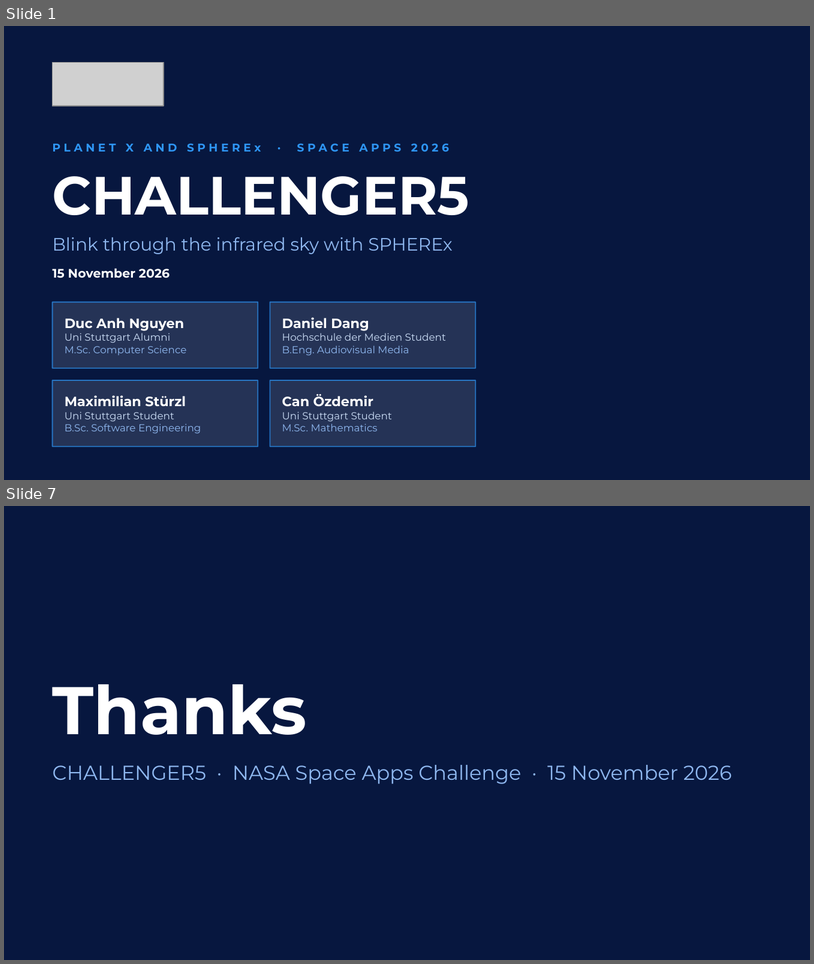
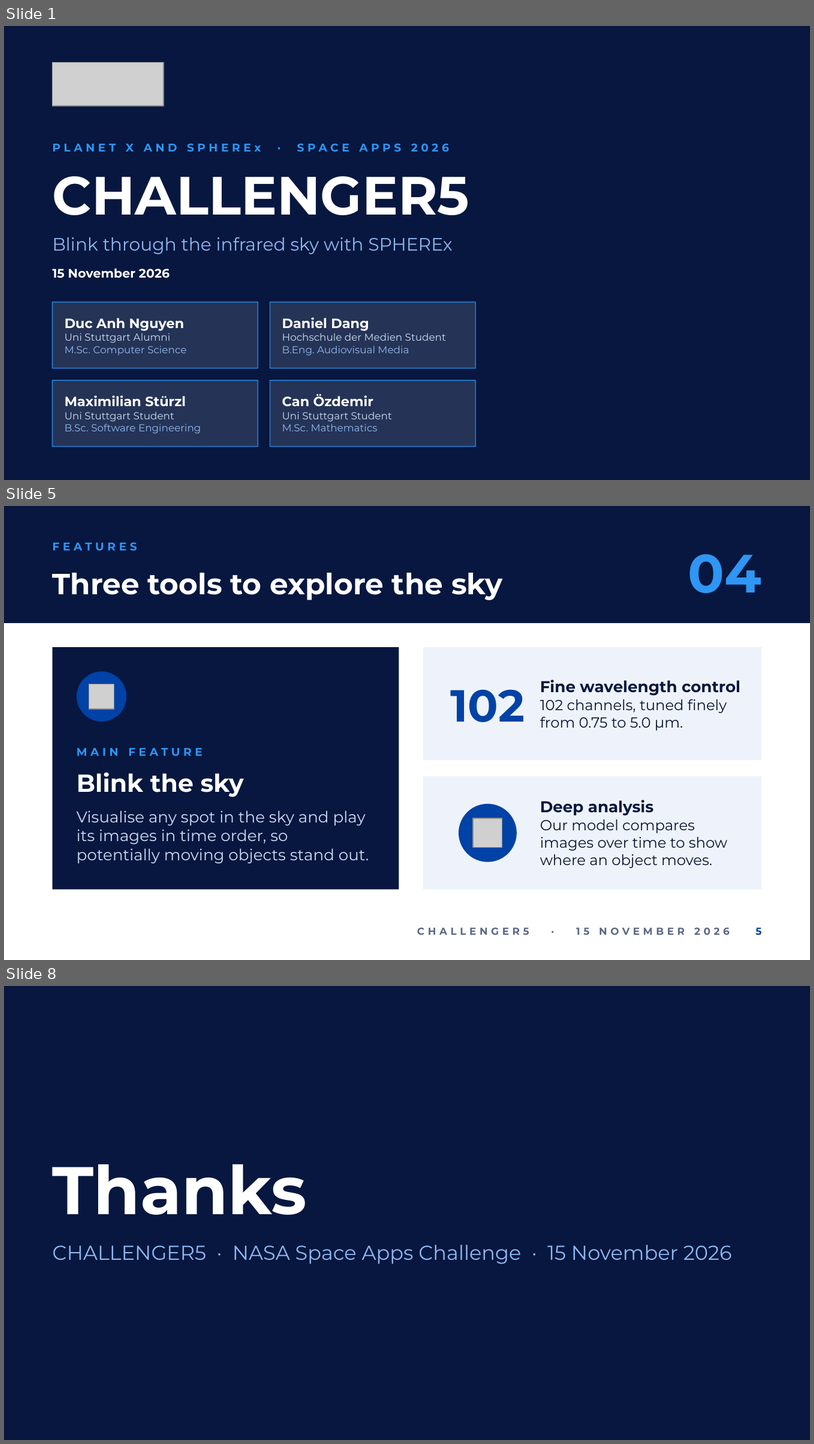
Before and after one commit to ngydc/sac-challenger5, a slide deck: docs/submission/CHALLENGER5_pitch.pptx. Shown one above the other, each under a label of ours: slides 1 and 7 before the commit, slides 1, 5 and 8 after it; the slides between them are not shown. The pictures are 814x964 and 814x1444 pixels, drawn with LibreOffice and Linux fonts; fonts in the diff are those of the drawing; grey boxes stand for pictures; background and template pictures are left out. Boxes give left, top, right and bottom in pixels: in the first picture for what was removed or moved away, otherwise in the second. Text is boxed around its words. In the diff, an @@ line names an element or a change of style, - is before the commit and + after.

```diff
--- a/docs/submission/CHALLENGER5_pitch.pptx
+++ b/docs/submission/CHALLENGER5_pitch.pptx
@@ slide 5 added at (4, 506, 810, 960), background #FFFFFF @@
@@ rectangle added at (4, 506, 810, 623), fill #07173F @@
@@ text added at (53, 542, 137, 550), 10 pt, text #2E96F5, bold @@
+FEATURES
@@ text added at (689, 554, 762, 593), 48 pt, text #2E96F5, bold @@
+04
@@ title added at (53, 573, 503, 600), 26 pt, text #FFFFFF, bold @@
+Three tools to explore the sky
@@ rectangle added at (53, 647, 399, 889), fill #07173F @@
@@ rectangle added at (423, 647, 762, 760), fill #EEF3FB @@
@@ ellipse added at (77, 672, 126, 721), fill #0042A6 @@
@@ picture added at (89, 684, 114, 709) @@
@@ text added at (540, 679, 741, 730), 13 pt, text #0B1533 @@
+Fine wavelength control
+102 channels, tuned finely from 0.75 to 5.0 µm.
@@ text added at (451, 690, 525, 722), 40 pt, text #0042A6, bold @@
+102
@@ text added at (77, 748, 203, 756), 10 pt, text #2E96F5, bold @@
+MAIN FEATURE
@@ text added at (77, 772, 244, 797), 22 pt, text #FFFFFF, bold @@
+Blink the sky
@@ rectangle added at (423, 776, 762, 889), fill #EEF3FB @@
@@ text added at (77, 810, 369, 863), 14 pt, text #CADCF5 @@
+Visualise any spot in the sky and play its images in time order, so potentially moving objects stand out.
@@ ellipse added at (459, 804, 517, 862), fill #0042A6 @@
@@ text added at (540, 799, 728, 868), 13 pt, text #0B1533 @@
+Deep analysis
+Our model compares images over time to show where an object moves.
@@ picture added at (473, 818, 503, 847) @@
@@ text added at (417, 927, 730, 934), 9 pt, text #5A6785, bold @@
+CHALLENGER5 · 15 NOVEMBER 2026
@@ page number added at (756, 927, 762, 935), 9 pt, text #0042A6, bold @@
+5
@@ what was slide 7 is now slide 8 @@
```
Also in this commit, not shown: 6 other slides added, 5 slides removed, 2 other files.
